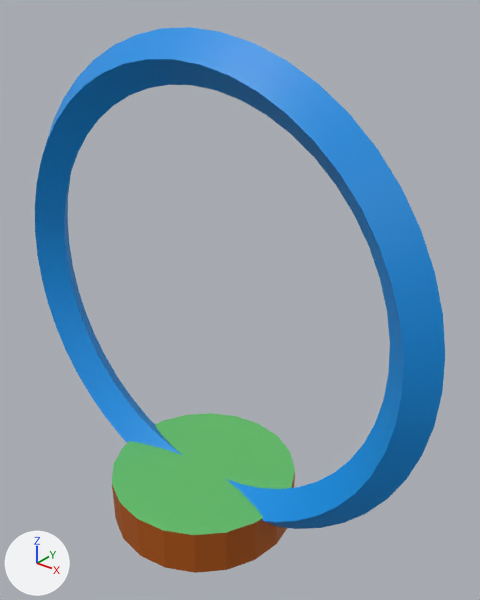
What one commit did to the OBJ model Assets/TrackEditor/CheckpointMarker.obj.
Before and after are seen from a 50 mm lens placed at (1.571, -1.709, 2.135), pointed at (0.12, 0.105, 1.01). Lighting does not change. The marker at lower left points along +X, +Y and +Z. Where no turn or scale is listed for an object, it has been applied to the vertices.

Names of what the first picture shows: 'CheckpointMarker'.
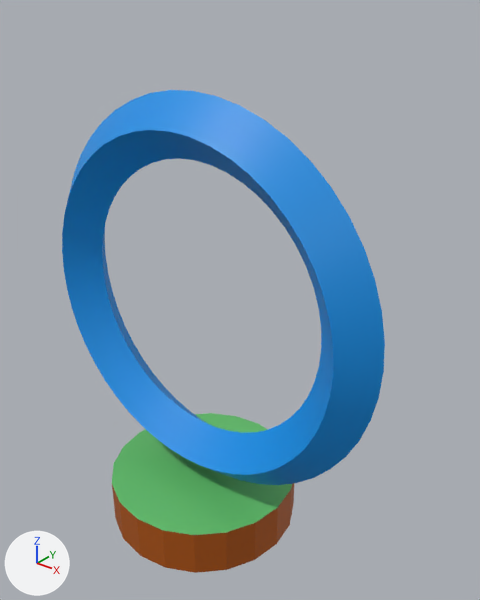
Pixel boxes (x1, y1, x2, y2) of what changed, in the pictures (480 x 600 px):
'CheckpointMarker', reshaped (21% narrower, 12% shorter)
    before: (35, 27, 445, 573)
    after: (62, 90, 385, 573)
part 1 of me_checkpointmarker, rebuilt (21% narrower, 21% shorter)
    before: (35, 27, 445, 529)
    after: (62, 90, 385, 485)

What changed in the scene script:
```text
Change me_checkpointmarker:
    used by ob_checkpointmarker; location = (0.0, 0.0, 0.0)
    remove me_checkpointmarker.from_pydata(...)  # 232 vertices, 460 faces; spans x -0.99..0.99, y -0.4..0.4, z 0.0..1.99
    add me_checkpointmarker.from_pydata(...)  # 232 vertices, 460 faces; spans x -0.79..0.79, y -0.4..0.4, z 0.0..1.79
    me_checkpointmarker part 1: the loose piece of 192 vertices spanning x -0.99..0.99, y -0.09..0.09, z 0.01..1.99 is rebuilt with 192 vertices and now spans x -0.79..0.79, y -0.12..0.12, z 0.21..1.79
```
